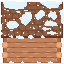
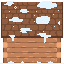
Revision of a layered 64 x 64 image; what changed, layer by layer:
removed layer "Layer 2" over <box>1,1,64,63</box>
painted on "Layer 1" over <box>2,1,62,57</box>
